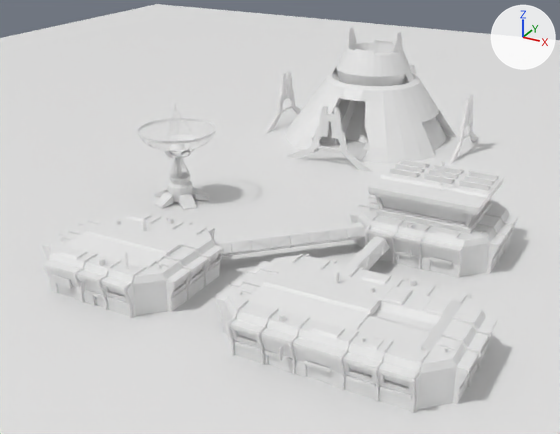
One commit to the glTF model public/models/hadleys.glb: the scene before it, then after it.
Camera for both pictures: a camera (50 mm lens) standing at (5.86, -12.12, 4.96) and looking at (0.06, -1.59, -0.3). The axes (+X, +Y, +Z) are drawn at upper right. The lights are the same throughout. Where no turn or scale is listed for an object, it has been applied to the vertices. Vertices at the same position are counted once.
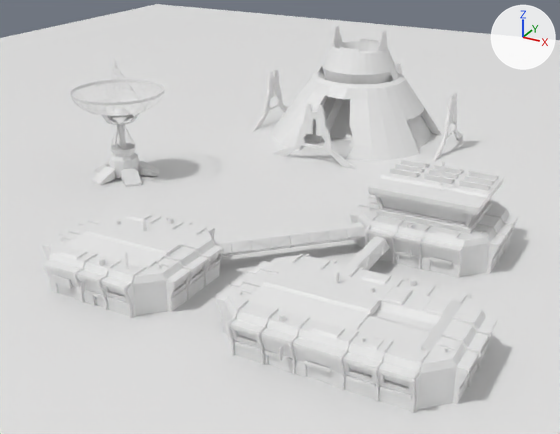
Commit message: balanced model

Where the newer file only moved an object's origin or applied its transform, the numbers keep the older frame.

Scene script edits in JSON lines:
```json
{"block": "me_cylinder_011", "where": "me_cylinder_011.from_pydata(...)  # 200 vertices, 376 faces; spans x -0.468..0.444, y -0.479..0.479, z -0.032..0.719"}
{"block": "me_cylinder_011", "where": "# used by ob_cylinder_008; location = (-1.41, -2.35, 0.03)"}
{"block": "me_cylinder_011", "change": "me_cylinder_011 part 1: the whole mesh is scaled about its middle by 1.28, then moved by (-1.563, 0.461, 0.105)"}
{"op": "set", "path": "ob_cube_001.location", "old": "(-0.02, 2.57, 0.0)", "new": "(-0.34, 2.57, 0.0)"}
{"op": "set", "path": "ob_cube_004.location", "old": "(-0.02, 2.57, 0.0)", "new": "(-0.34, 2.57, 0.0)"}
{"op": "set", "path": "ob_sphere_005.location", "old": "(-1.41, -2.35, 0.75)", "new": "(-2.97, -1.89, 0.96)"}
{"op": "set", "path": "ob_sphere_005.scale", "old": "(1.42, 1.42, 1.42)", "new": "(1.81, 1.81, 1.81)"}
```

Where the change shows, as pixel boxes (x1, y1, x2, y2) in the pictures (560 x 434 px):
```json
{"object": "Cube.004", "change": "moved", "before": [265, 31, 478, 172], "after": [252, 30, 463, 169]}
{"object": "Cylinder.008", "change": "mesh rescaled", "before": [154, 156, 209, 210], "after": [92, 123, 159, 187], "on screen": "21% wider, 18% taller"}
{"object": "Sphere.005", "change": "moved, rescaled", "before": [138, 110, 216, 158], "after": [70, 67, 165, 125], "on screen": "22% wider, 20% taller"}
{"object": "Cube.001", "change": "moved", "before": [350, 27, 401, 37], "after": [335, 26, 386, 36]}
```
